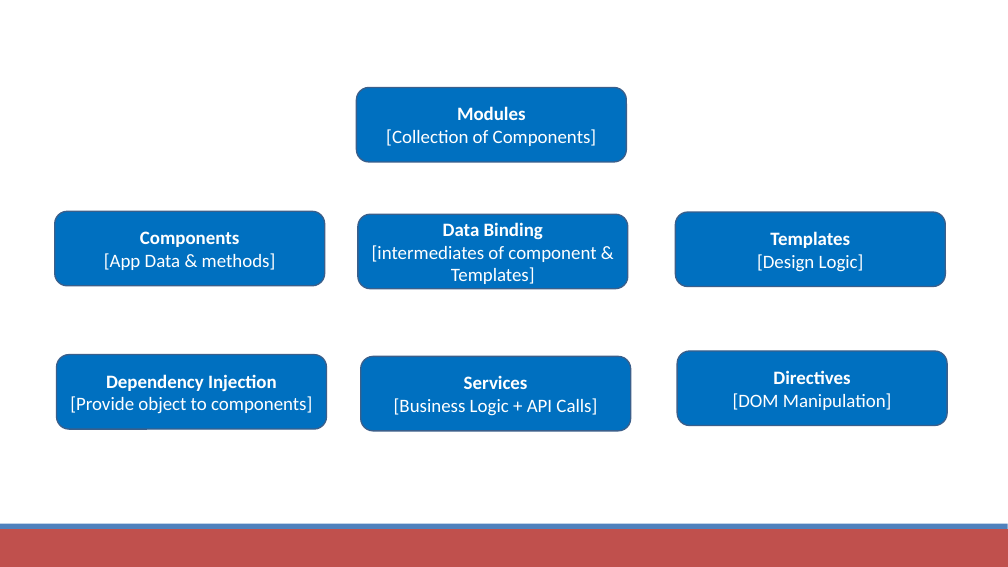
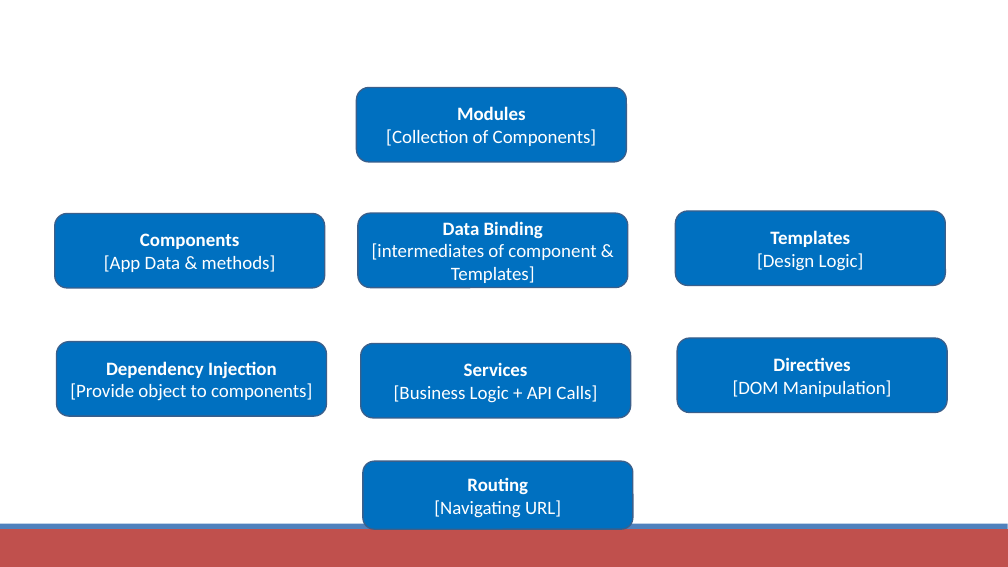
Before and after one commit to matharbeevi/Angular-9-Beginner-Tutorial, a slide deck: slide 23 of Angular Beginner Tutorial_New.pptx. Drawn at 1008x567 pixels with LibreOffice and Linux fonts; fonts in the diff are those of the drawing; background and template pictures are left out. Boxes give left, top, right and bottom in pixels: in the first picture for what was removed or moved away, otherwise in the second. Text is boxed around its words. In the diff, an @@ line names an element or a change of style, - is before the commit and + after.

Commit message:
chapter-4 routing missing

```diff
--- a/Angular Beginner Tutorial_New.pptx
+++ b/Angular Beginner Tutorial_New.pptx
@@ 3 rounded rectangles: place and size @@
-3 rounded rectangles at [57,351,948,431]
+3 rounded rectangles at [57,338,948,418]
@@ rounded rectangle added at [363,461,633,529], fill #0070C0, outline #3A5F8C 1.25 pt, 18 pt, text #FFFFFF @@
+Routing
+[Navigating URL]
```
Also in this commit, not shown: 1 slide added.
